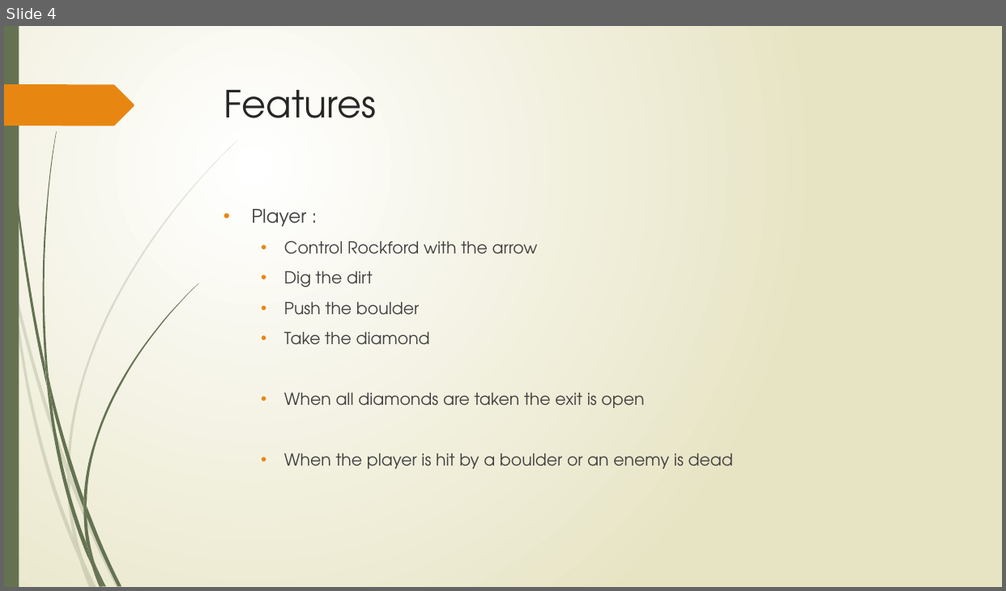
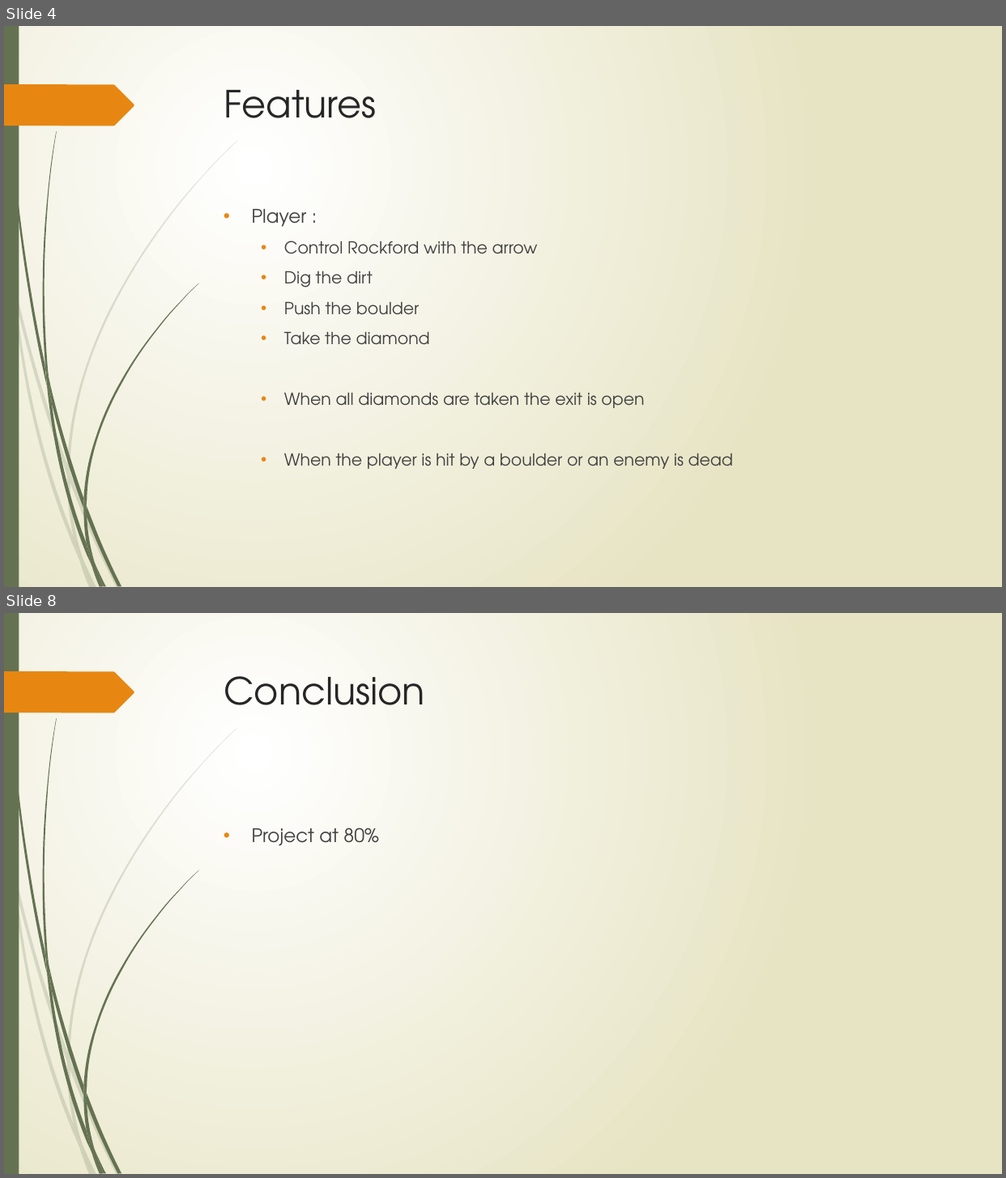
Before and after one commit to AlexandreTavernier/Boulderdash2, a slide deck: Boulder Dash Java Project.pptx. Shown one above the other, each under a label of ours: slide 4 before the commit, slides 4 and 8 after it; the slides between them are not shown. The pictures are 1006x591 and 1006x1178 pixels, drawn with LibreOffice and Linux fonts; fonts in the diff are those of the drawing. Boxes give left, top, right and bottom in pixels: in the first picture for what was removed or moved away, otherwise in the second. Text is boxed around its words. In the diff, an @@ line names an element or a change of style, - is before the commit and + after.

```diff
--- a/Boulder Dash Java Project.pptx
+++ b/Boulder Dash Java Project.pptx
@@ slide 8 added at (4, 613, 1002, 1174), background gradient #FFFFFF to #E8E6C4; not listed: 24 template elements that a slide beside it also shows @@
@@ title added at (224, 676, 425, 705), 36 pt, text #262626 @@
+Conclusion
@@ text added at (252, 828, 378, 846), 18 pt, text #404040 @@
+• Project at 80%
```
Also in this commit, not shown: 1 slide changed, 2 other slides added, 1 slide removed.
